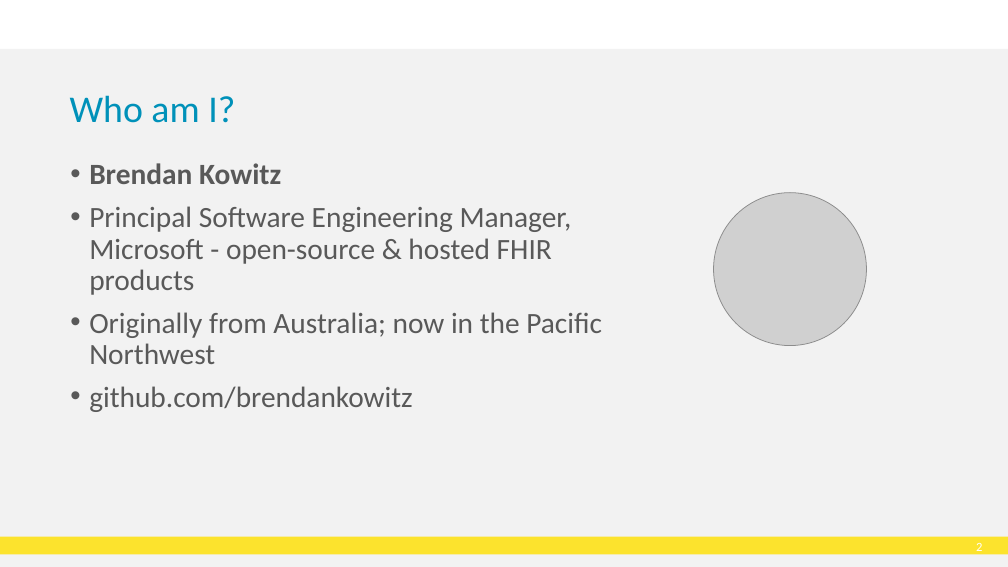
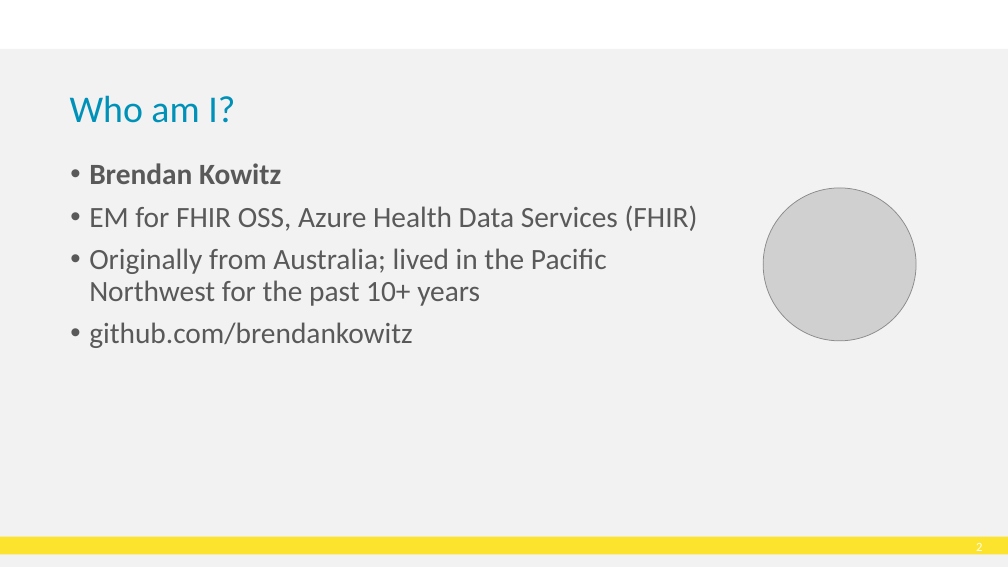
Before and after one commit to brendankowitz/FHIRDevDays2026, a slide deck: slide 2 of talks/talk1-sql-on-fhir/DD26_CT_260616_Brendan-Kowitz_SqlOnFhir.pptx. Drawn at 1008x567 pixels with LibreOffice and Linux fonts; fonts in the diff are those of the drawing; grey boxes stand for pictures; background and template pictures are left out. Boxes give left, top, right and bottom in pixels: in the first picture for what was removed or moved away, otherwise in the second. Text is boxed around its words. In the diff, an @@ line names an element or a change of style, - is before the commit and + after.

```diff
--- a/talks/talk1-sql-on-fhir/DD26_CT_260616_Brendan-Kowitz_SqlOnFhir.pptx
+++ b/talks/talk1-sql-on-fhir/DD26_CT_260616_Brendan-Kowitz_SqlOnFhir.pptx
@@ text at [89,206,698,306]: text changed @@
-• Principal Software Engineering Manager, Microsoft - open-source & hosted FHIR products
-• Originally from Australia; now in the Pacific Northwest
+• EM for FHIR OSS, Azure Health Data Services (FHIR)
+• Originally from Australia; lived in the Pacific Northwest for the past 10+ years
@@ picture: place and size @@
-picture at [714,193,867,346]
+picture at [763,188,916,341]
```
Also in this commit, not shown: 5 other slides changed, 1 slide added, 2 slides removed.
